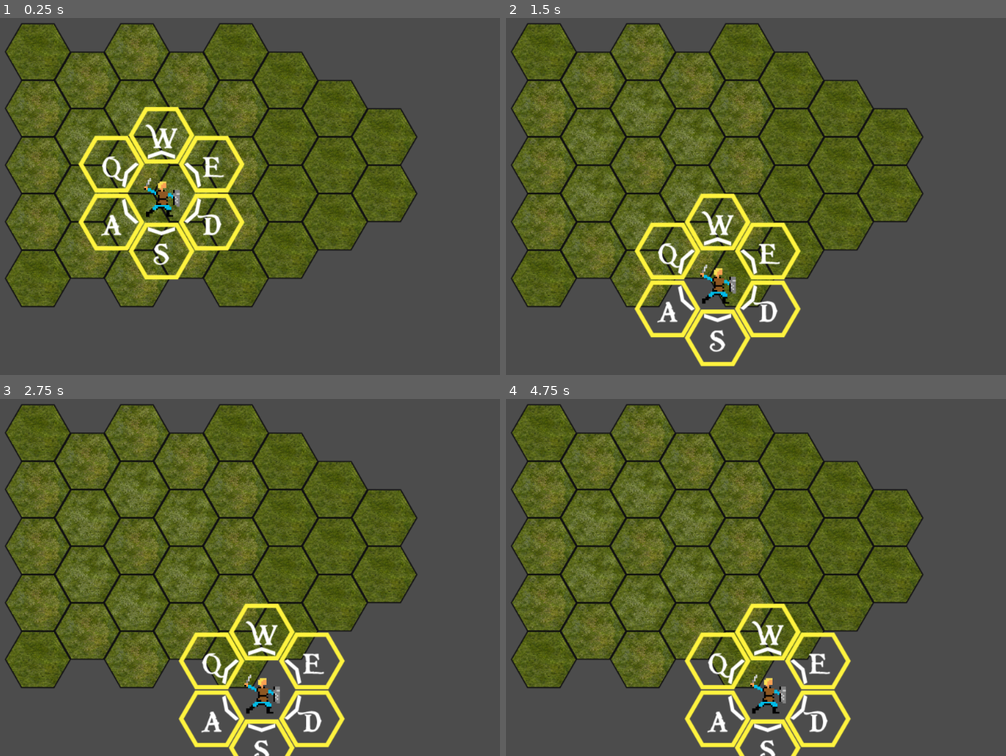
Above: before the commit, frames 1-4 (two rows, left to right).
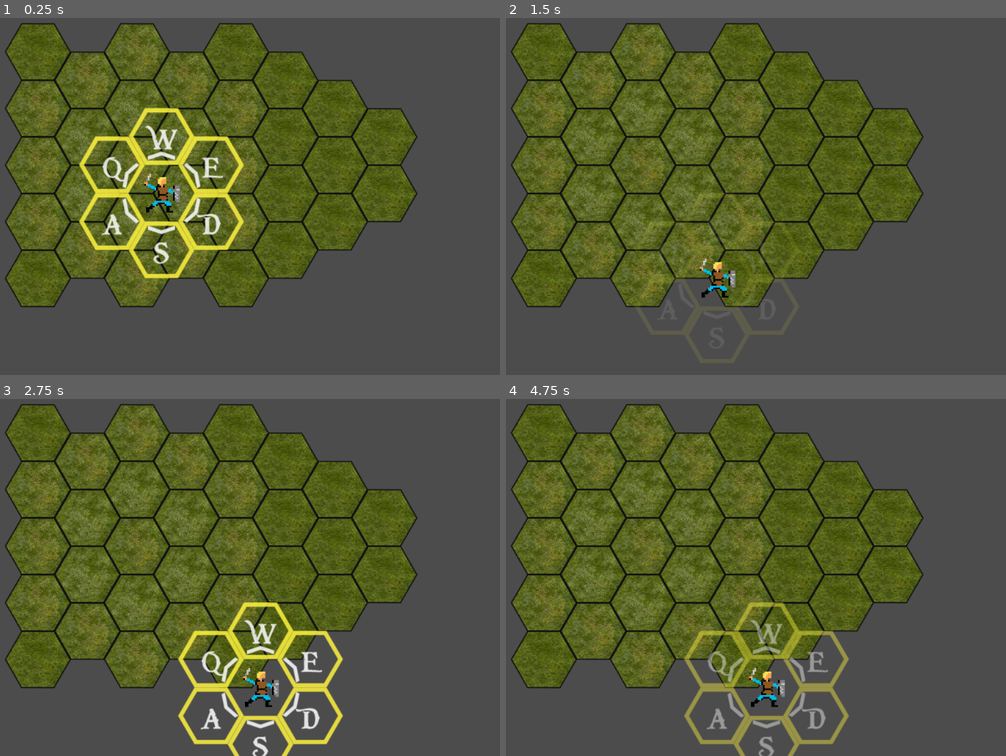
Above: after the commit, the same moments.

Repository: PusherCoder/godot-dotms
Game: Godot game, scene res://map.tscn
Same seed, same stepped clock (60 frames per second), same inputs: the game is played once before the commit and once after it.
Inputs:
- Up to frame 1 (0.25 s): no input
- Up to frame 2 (1.5 s): hold D (ui_right) 0.53-1.28 s; hold S (ui_down) from 1.28 s (still down)
- Up to frame 3 (2.75 s): release S (ui_down) at 2.03 s; hold D (ui_right) from 2.03 s (still down)
- Up to frame 4 (4.75 s): release D (ui_right) at 2.78 s; hold E (ui_page_up) 2.78-3.53 s; hold A (ui_left) from 3.53 s (still down); tap Enter at 4.25 s

The runs differ from the first frame. In frame 1, 4.1% of the frame differs, in the area x 15-49%, y 24-74%; in frame 2, 4.8%; in frame 3, 5.1%; in frame 4, 5.3%, in the area x 35-69%, y 56-100%.

Commit message:
Fixed Movement
Going with plan to have each movement token contain a hit box. Those hit boxes will interact with the adjacent cells and give a prediction as to what action can be taken in each cell.

Diff:
--- a/src/Area2D.gd
+++ b/src/Area2D.gd
@@ -4,32 +4,50 @@
 
 export (int) var speed
 var screensize
+var opacity
+var blink_direction
 
 func _ready():
+	opacity = 1.0
+	blink_direction = 0
 	screensize = get_viewport_rect().size
 	#hide()
 
 func _input(event):
 	if event.is_action_pressed("ui_left"):
-		position.y += 48
-		position.x -= 83
+		position.x -= 82
+		position.y += 47
 	if event.is_action_pressed("ui_right"):
-		position.y += 48
-		position.x += 83
+		position.x += 82
+		position.y += 47
 	if event.is_action_pressed("ui_down"):
-		position.y += 96
+		position.y += 94
 	if event.is_action_pressed("ui_up"):
-		position.y -= 96
+		position.y -= 94
 	if event.is_action_pressed("ui_page_down"):
-		position.y -= 48
-		position.x -= 83
+		position.x -= 82
+		position.y -= 47
 	if event.is_action_pressed("ui_page_up"):
-		position.y -= 48
-		position.x += 83
+		position.x += 82
+		position.y -= 47
 	position.x = clamp(position.x, 0, screensize.x)
 	position.y = clamp(position.y, 0, screensize.y)
 
-#func _process(delta):
+func _process(delta):
+	if( opacity < blink_direction ):
+		opacity += 0.01
+	if( opacity > blink_direction ):
+		opacity -= 0.01
+	if( opacity < 0.1 ):
+		blink_direction = 1
+	if( opacity > 0.9 ):
+		blink_direction = 0
+	$QSprite.modulate = Color(1,1,1,opacity)
+	$WSprite.modulate = Color(1,1,1,opacity)
+	$ESprite.modulate = Color(1,1,1,opacity)
+	$ASprite.modulate = Color(1,1,1,opacity)
+	$SSprite.modulate = Color(1,1,1,opacity)
+	$DSprite.modulate = Color(1,1,1,opacity)
 
 func _on_Player_body_entered(body):
 	#hide()
--- a/src/map.tscn
+++ b/src/map.tscn
@@ -3,7 +3,7 @@
 [ext_resource path="res://tileset.tres" type="TileSet" id=1]
 [ext_resource path="res://player.tscn" type="PackedScene" id=2]
 
-[node name="Node2D" type="Node2D" index="0"]
+[node name="Node2D" type="Node2D"]
 
 [node name="TileMap" type="TileMap" parent="." index="0"]
 
--- a/src/player.tscn
+++ b/src/player.tscn
@@ -28,7 +28,7 @@
 [sub_resource type="CircleShape2D" id=2]
 
 custom_solver_bias = 0.0
-radius = 10.0
+radius = 42.8071
 
 [sub_resource type="SpriteFrames" id=3]
 
@@ -86,7 +86,7 @@
 "speed": 5.0
 } ]
 
-[node name="Player" type="Area2D"]
+[node name="Player" type="Area2D" index="0"]
 
 input_pickable = true
 gravity_vec = Vector2( 0, 1 )
@@ -100,7 +100,7 @@
 
 [node name="PlayerSprite" type="AnimatedSprite" parent="." index="0"]
 
-position = Vector2( 0, -1.19209e-007 )
+position = Vector2( 0, -6.99999 )
 scale = Vector2( 0.7, 0.7 )
 frames = SubResource( 1 )
 animation = "attack"
@@ -114,34 +114,35 @@
 
 frames = SubResource( 3 )
 animation = "default"
-offset = Vector2( 0, -96 )
+offset = Vector2( 0, -94 )
 
 [node name="DSprite" type="AnimatedSprite" parent="." index="3"]
 
 frames = SubResource( 4 )
 animation = "default"
-offset = Vector2( 83, 48 )
+offset = Vector2( 82, 47 )
 
 [node name="QSprite" type="AnimatedSprite" parent="." index="4"]
 
 frames = SubResource( 5 )
 animation = "default"
-offset = Vector2( -83, -48 )
+offset = Vector2( -82, -47 )
 
 [node name="SSprite" type="AnimatedSprite" parent="." index="5"]
 
 frames = SubResource( 6 )
 animation = "default"
-offset = Vector2( 0, 96 )
+offset = Vector2( 0, 94 )
 
 [node name="ASprite" type="AnimatedSprite" parent="." index="6"]
 
 frames = SubResource( 7 )
 animation = "default"
-offset = Vector2( -83, 48 )
+offset = Vector2( -82, 47 )
+_sections_unfolded = [ "Visibility" ]
 
 [node name="ESprite" type="AnimatedSprite" parent="." index="7"]
 
 frames = SubResource( 8 )
 animation = "default"
-offset = Vector2( 83, -48 )
+offset = Vector2( 82, -47 )
Not shown, changed: graphics_sandbox/DotMS_movement_boxes.psd
